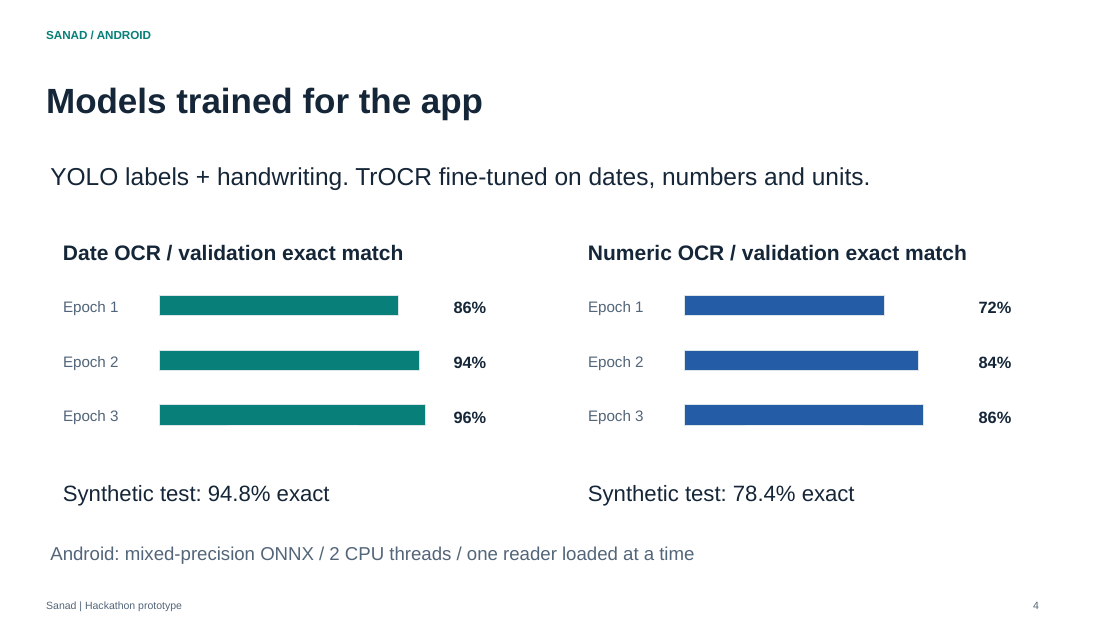
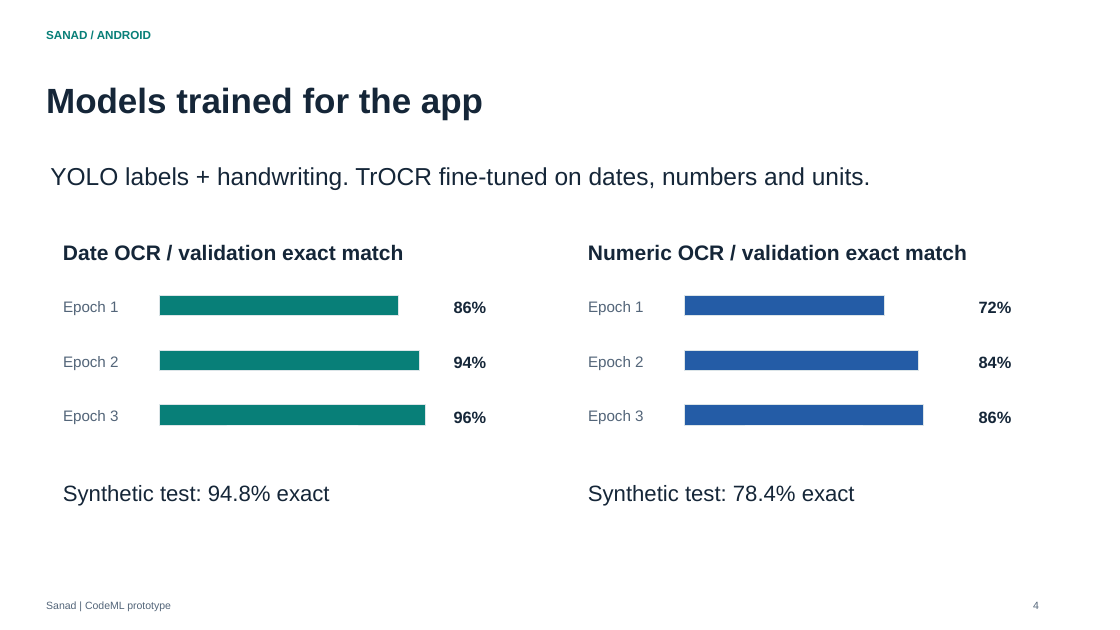
Before and after one commit to likeblossom/DayOne-Challenge-PolyAIHackathon, a slide deck: slide 4 of vision_pipeline/presentation/Sanad_pitch.pptx. Drawn at 1120x630 pixels with LibreOffice and Linux fonts; fonts in the diff are those of the drawing. Boxes give left, top, right and bottom in pixels: in the first picture for what was removed or moved away, otherwise in the second. Text is boxed around its words. In the diff, an @@ line names an element or a change of style, - is before the commit and + after.

```diff
--- a/vision_pipeline/presentation/Sanad_pitch.pptx
+++ b/vision_pipeline/presentation/Sanad_pitch.pptx
@@ text removed at <box>50,546,694,564</box> @@
-Android: mixed-precision ONNX / 2 CPU threads / one reader loaded at a time
@@ text at <box>46,601,171,611</box>: text changed @@
-Sanad | Hackathon prototype
+Sanad | CodeML prototype
```
Also in this commit, not shown: 5 other slides changed, 6 other files.
